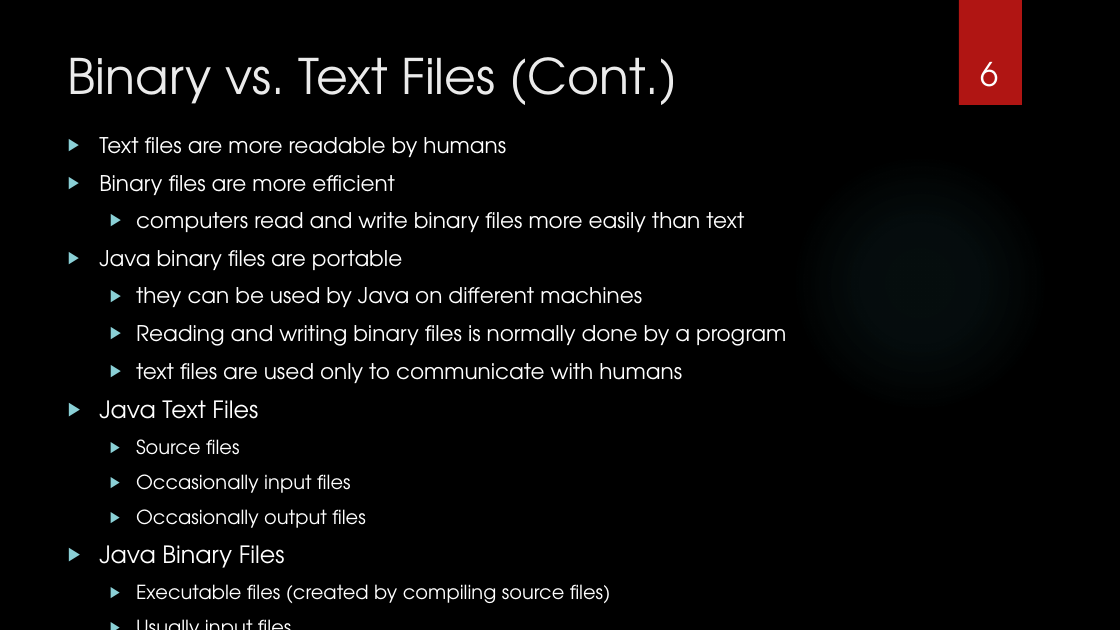
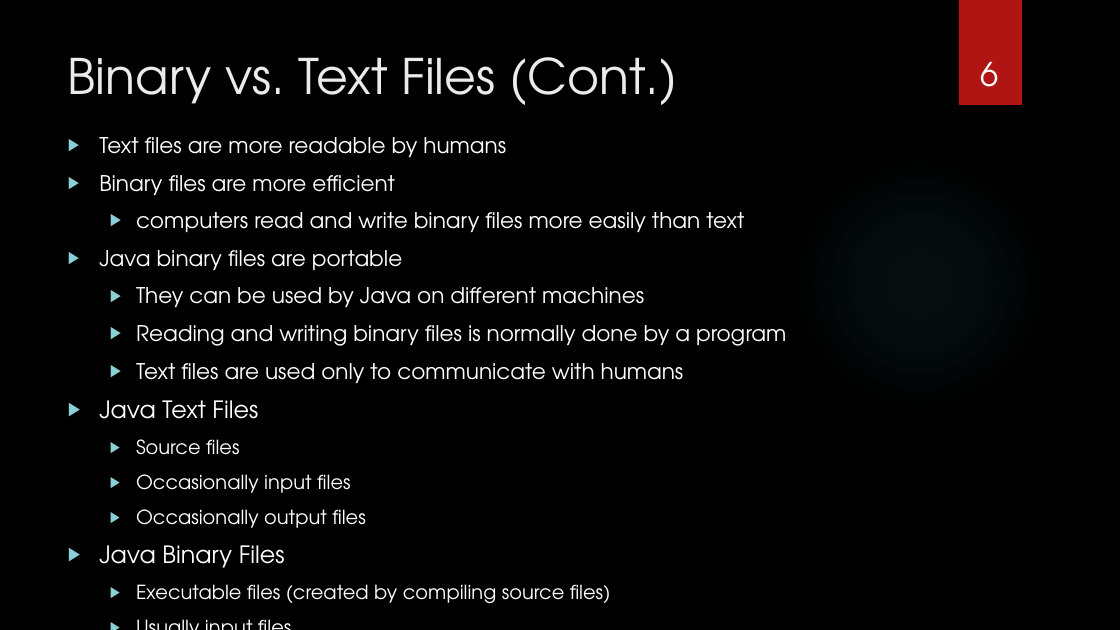
Before and after one commit to 9231058/AP101, a slide deck: slide 6 of slides/07-Ch12.pptx. Drawn at 1120x630 pixels with LibreOffice and Linux fonts; fonts in the diff are those of the drawing; background and template pictures are left out. Boxes give left, top, right and bottom in pixels: in the first picture for what was removed or moved away, otherwise in the second. Text is boxed around its words. In the diff, an @@ line names an element or a change of style, - is before the commit and + after.

```diff
--- a/slides/07-Ch12.pptx
+++ b/slides/07-Ch12.pptx
@@ text at (136,287,644,307): text changed @@
-  ▶ they can be used by Java on different machines
+  ▶ They can be used by Java on different machines
@@ text at (136,363,684,383): text changed @@
-  ▶ text files are used only to communicate with humans
+  ▶ Text files are used only to communicate with humans
```
Also in this commit, not shown: 10 other slides changed, 1 slide added, 1 other file.
